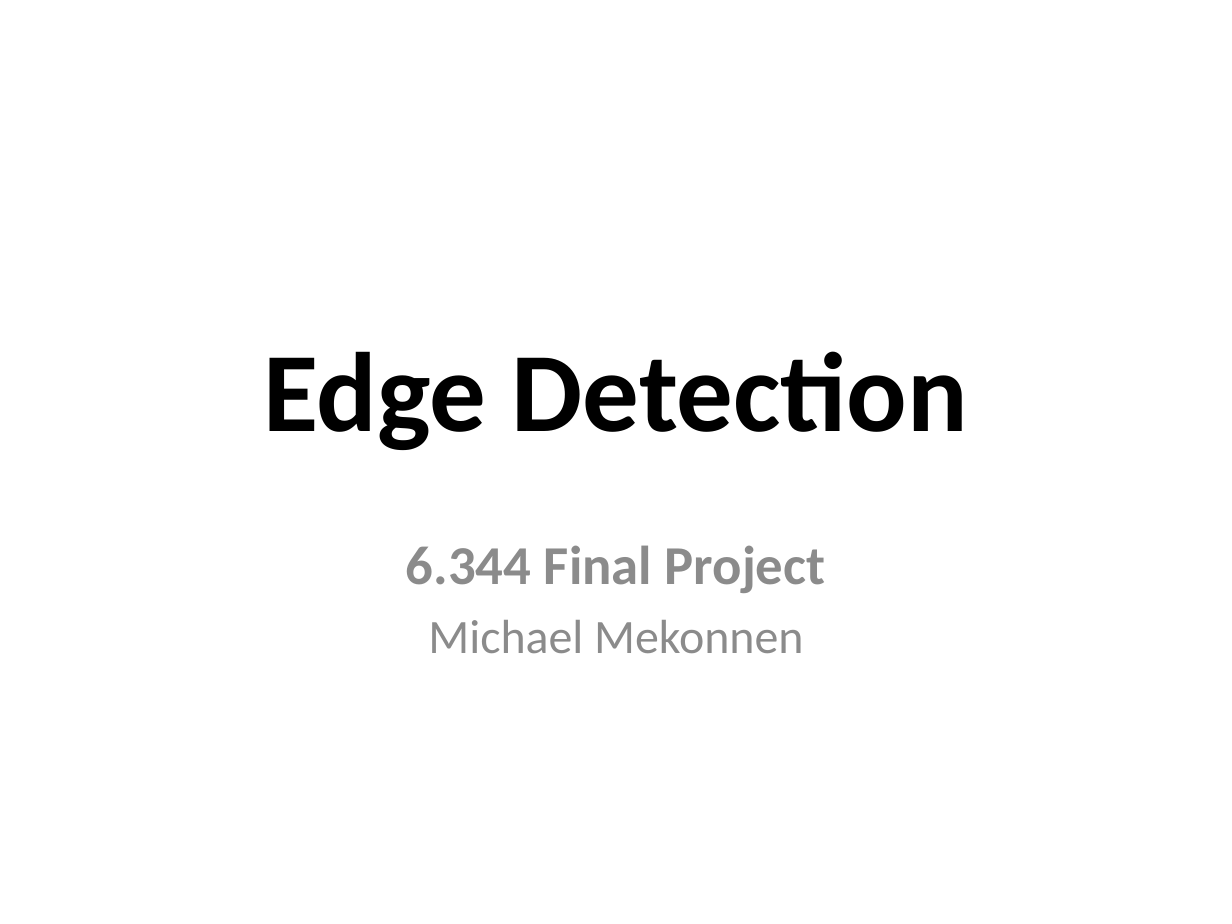
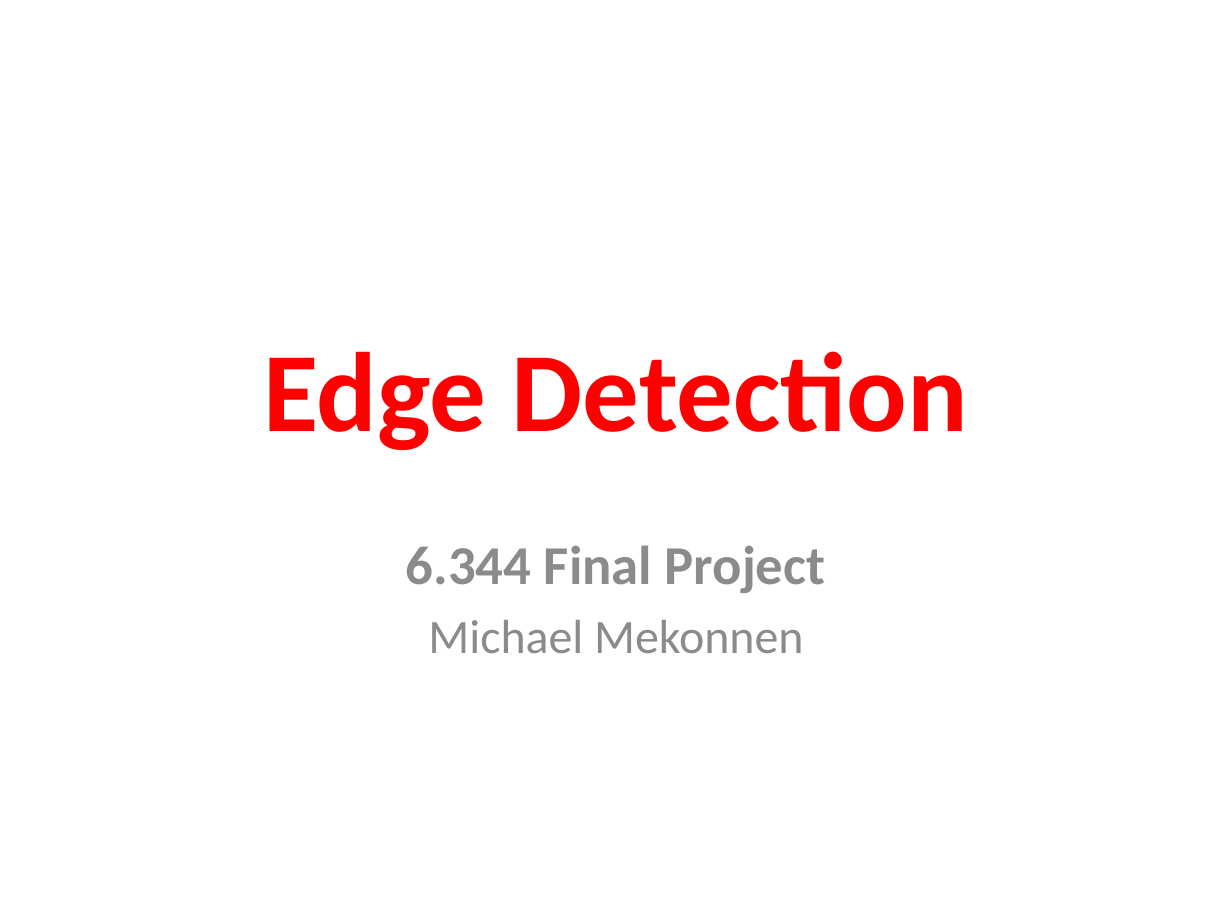
Before and after one commit to leoninnovate/6.344-Project, a slide deck: slide 1 of docs/presentation/presentation.pptx. Drawn at 1232x924 pixels with LibreOffice and Linux fonts; fonts in the diff are those of the drawing. Boxes give left, top, right and bottom in pixels: in the first picture for what was removed or moved away, otherwise in the second. Text is boxed around its words. In the diff, an @@ line names an element or a change of style, - is before the commit and + after.

```diff
--- a/docs/presentation/presentation.pptx
+++ b/docs/presentation/presentation.pptx
@@ title "Edge Detection" at (263,351,968,450): text colour #000000 to #FF0000 @@
```
Also in this commit, not shown: 5 other slides changed, 3 slides added, 12 other files.
